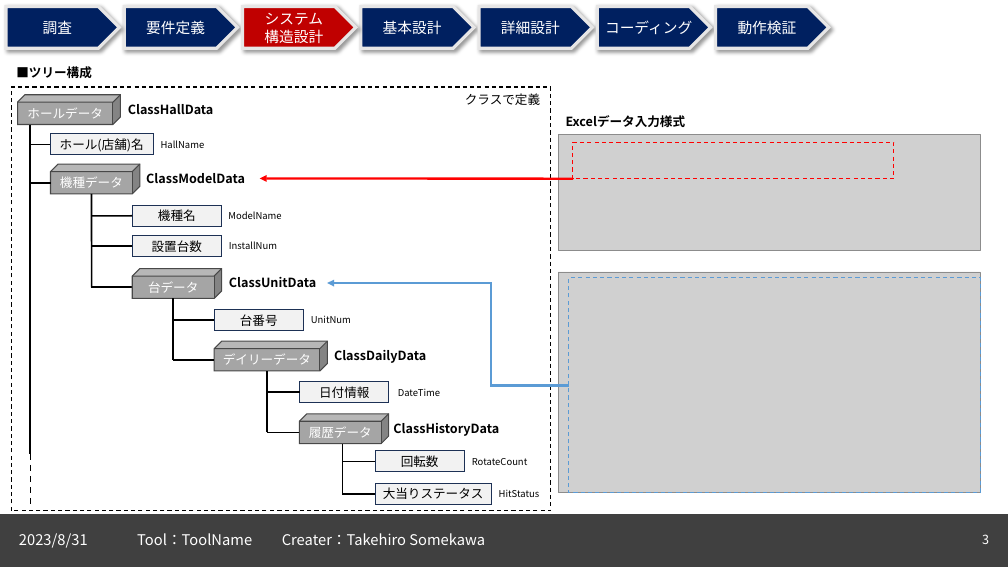
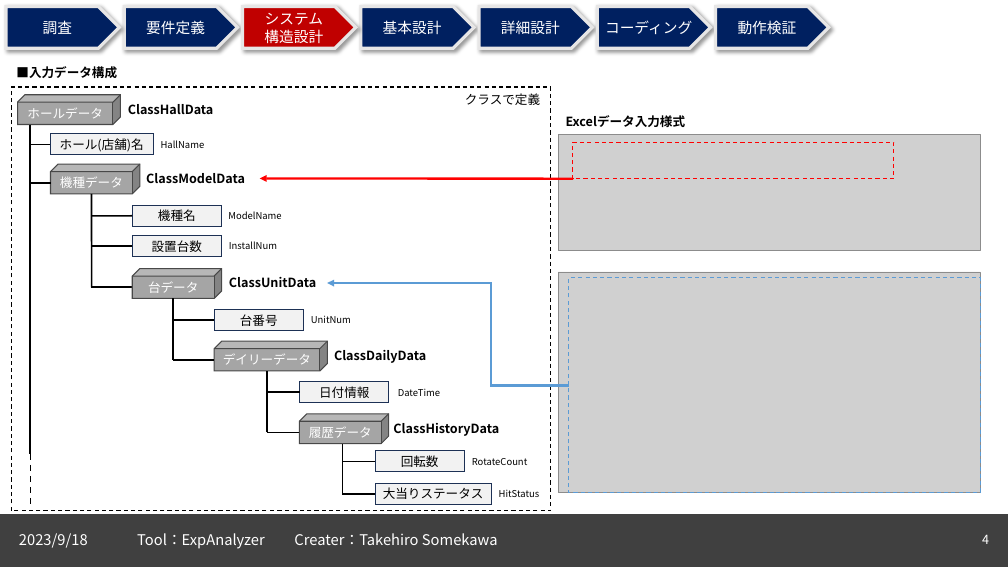
Before and after one commit to TakechiyoVodka/ExpAnalyzer, a slide deck: slide 4 of ExpAnalyzer/DataSheets/ExpAnalyzer_仕様書.pptx (slide 3 before the commit). Drawn at 1008x567 pixels with LibreOffice and Linux fonts; fonts in the diff are those of the drawing; grey boxes stand for pictures. Boxes give left, top, right and bottom in pixels: in the first picture for what was removed or moved away, otherwise in the second. Text is boxed around its words. In the diff, an @@ line names an element or a change of style, - is before the commit and + after.

```diff
--- a/ExpAnalyzer/DataSheets/ExpAnalyzer_仕様書.pptx
+++ b/ExpAnalyzer/DataSheets/ExpAnalyzer_仕様書.pptx
@@ text at (x1=16, y1=66, x2=117, y2=78): text changed @@
-■ツリー構成
+■入力データ構成
@@ text at (x1=19, y1=533, x2=88, y2=548): text changed @@
-2023/8/31
+2023/9/18
@@ text at (x1=137, y1=533, x2=498, y2=549): text changed @@
-Tool：ToolName Creater：Takehiro Somekawa
+Tool：ExpAnalyzer Creater：Takehiro Somekawa
@@ page number at (x1=982, y1=534, x2=989, y2=544): text changed @@
-3
+4
```
Also in this commit, not shown: 1 other slide changed, 1 slide added, 3 other files.
